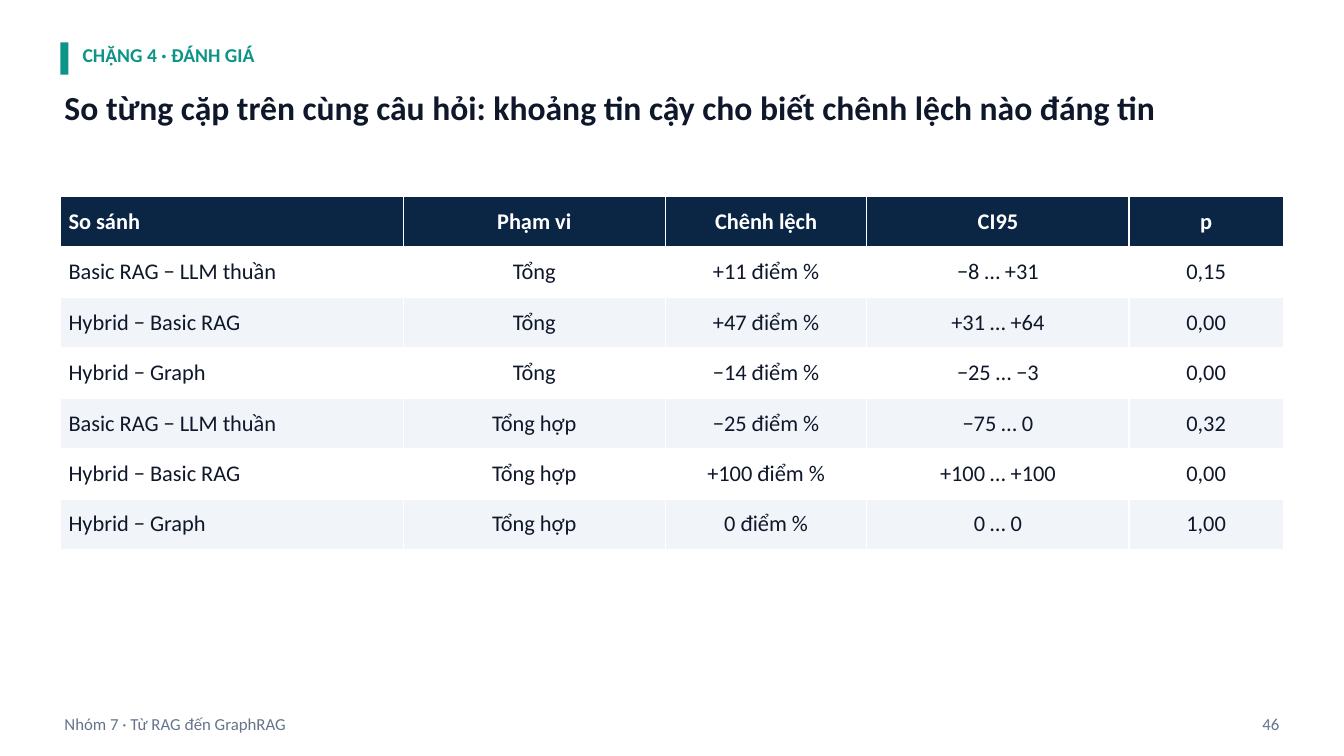
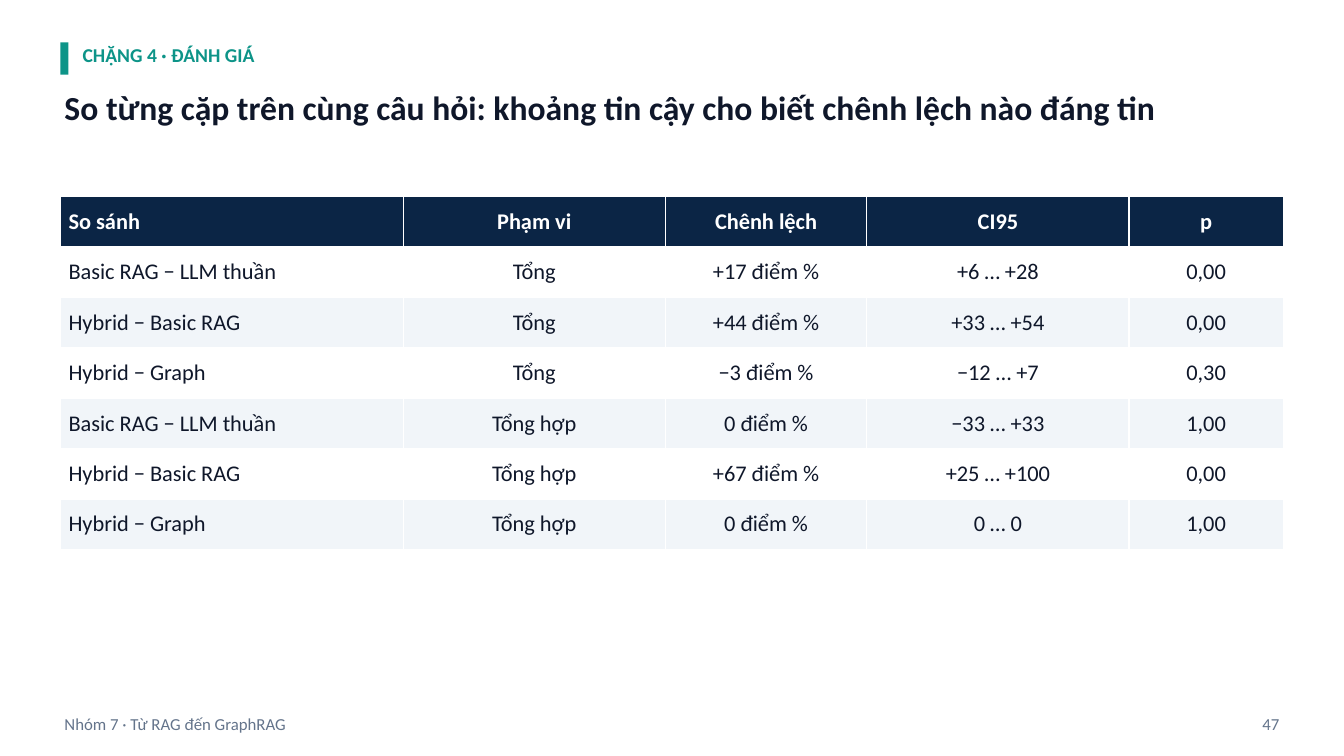
Before and after one commit to ngtukien/Vietnam-Real-Estates, a slide deck: slide 47 of slide/Từ-RAG-đến-GraphRAG-Trợ-lý-hỏi-đáp-thị-trường-bất-động-sản-Việt-Nam-có-lý-thuyết.pptx (slide 46 before the commit). Drawn at 1344x756 pixels with LibreOffice and Linux fonts; fonts in the diff are those of the drawing. Boxes give left, top, right and bottom in pixels: in the first picture for what was removed or moved away, otherwise in the second. Text is boxed around its words. In the diff, an @@ line names an element or a change of style, - is before the commit and + after.

```diff
--- a/slide/Từ-RAG-đến-GraphRAG-Trợ-lý-hỏi-đáp-thị-trường-bất-động-sản-Việt-Nam-có-lý-thuyết.pptx
+++ b/slide/Từ-RAG-đến-GraphRAG-Trợ-lý-hỏi-đáp-thị-trường-bất-động-sản-Việt-Nam-có-lý-thuyết.pptx
@@ table at [60,197,1284,549] @@
-row 2: Basic RAG − LLM thuần | Tổng | +11 điểm % | −8 … +31 | 0,15
+row 2: Basic RAG − LLM thuần | Tổng | +17 điểm % | +6 … +28 | 0,00
-row 3, column 3: +47 điểm %
+row 3, column 3: +44 điểm %
-row 3, column 4: +31 … +64
+row 3, column 4: +33 … +54
-row 4: Hybrid − Graph | Tổng | −14 điểm % | −25 … −3 | 0,00
+row 4: Hybrid − Graph | Tổng | −3 điểm % | −12 … +7 | 0,30
-row 5: Basic RAG − LLM thuần | Tổng hợp | −25 điểm % | −75 … 0 | 0,32
+row 5: Basic RAG − LLM thuần | Tổng hợp | 0 điểm % | −33 … +33 | 1,00
-row 6, column 3: +100 điểm %
+row 6, column 3: +67 điểm %
-row 6, column 4: +100 … +100
+row 6, column 4: +25 … +100
@@ text at [1262,719,1279,730]: text changed @@
-46
+47
```
Also in this commit, not shown: 20 other slides changed, 1 slide added, 48 other files.
